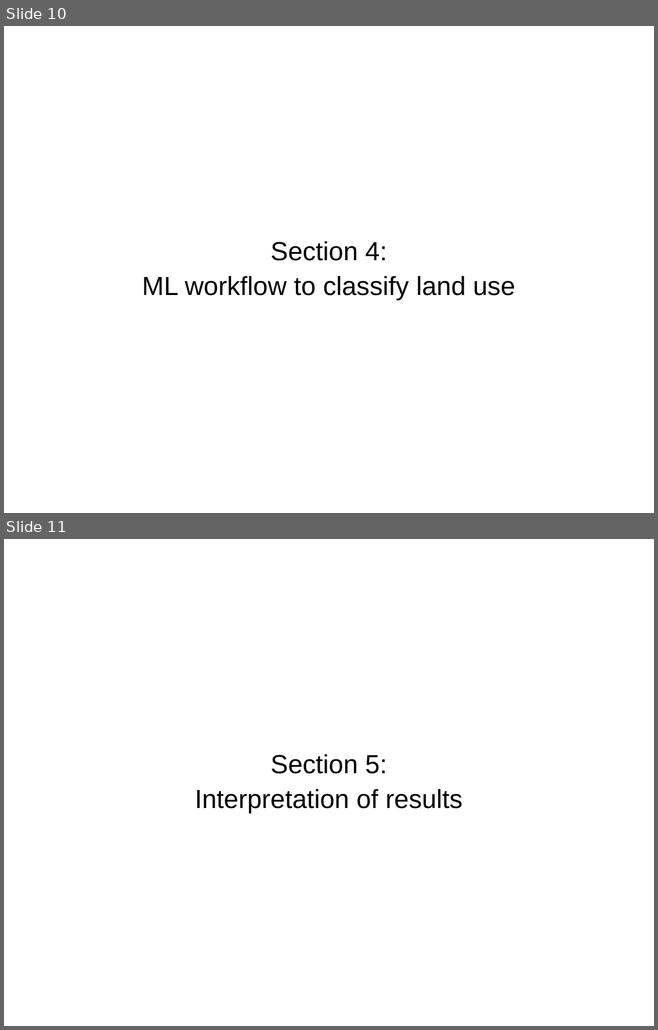
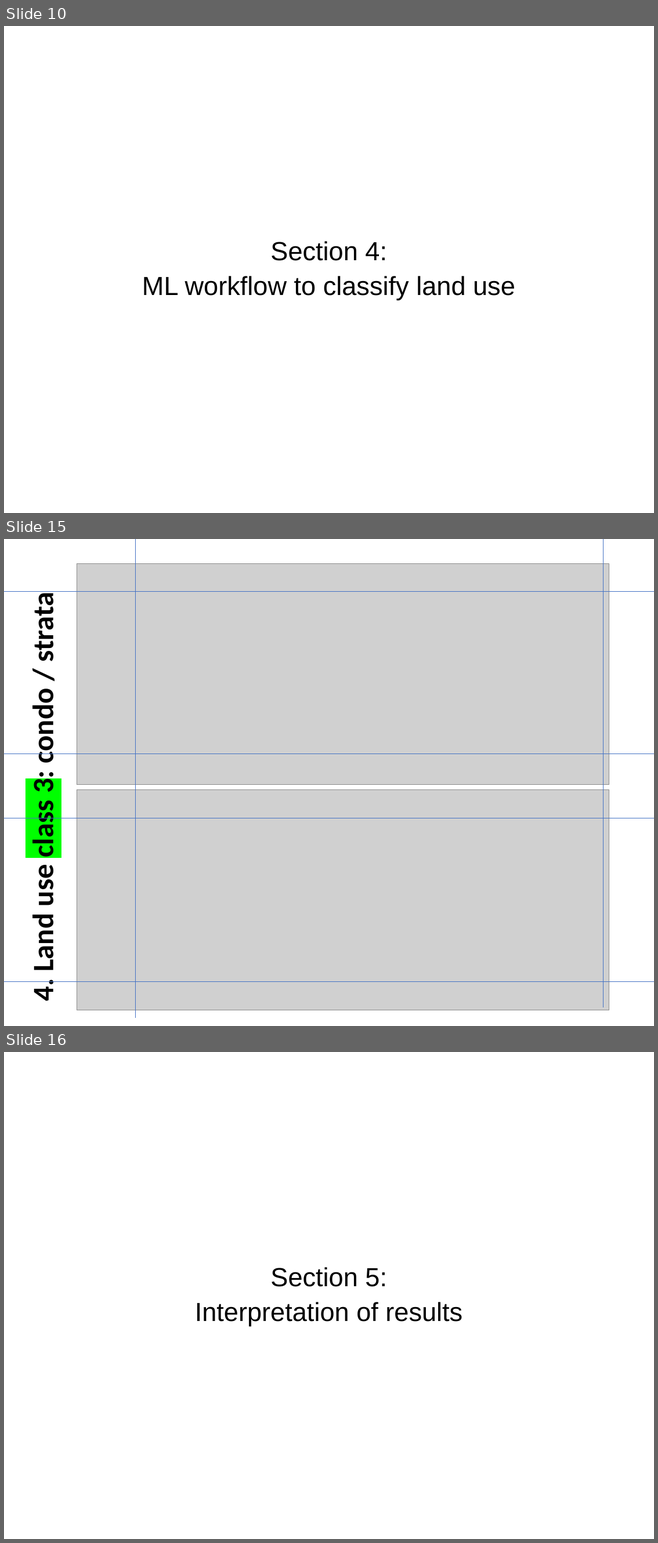
Before and after one commit to stepan-o/thesis, a slide deck: presentations/final_presentation.pptx. Shown one above the other, each under a label of ours: slides 10 and 11 before the commit, slides 10, 15 and 16 after it; the slides between them are not shown. The pictures are 658x1030 and 658x1543 pixels, drawn with LibreOffice and Linux fonts; fonts in the diff are those of the drawing; grey boxes stand for pictures. Boxes give left, top, right and bottom in pixels: in the first picture for what was removed or moved away, otherwise in the second. Text is boxed around its words. In the diff, an @@ line names an element or a change of style, - is before the commit and + after.

Commit message:
update presentation

```diff
--- a/presentations/final_presentation.pptx
+++ b/presentations/final_presentation.pptx
@@ slide 15 added at bbox=[4, 539, 654, 1026], background #FFFFFF @@
@@ line added from (136, 539) to (136, 1017), #4472C4 0.5 pt @@
@@ line added from (604, 539) to (604, 1008), #4472C4 0.5 pt @@
@@ picture added at bbox=[77, 564, 610, 784] @@
@@ line added from (4, 591) to (654, 591), #4472C4 0.5 pt @@
@@ text added at bbox=[25, 599, 61, 1001], 36 pt, text #000000, bold @@
+4. Land use class 3: condo / strata
@@ line added from (4, 754) to (654, 754), #4472C4 0.5 pt @@
@@ picture added at bbox=[77, 790, 610, 1011] @@
@@ line added from (4, 819) to (654, 819), #4472C4 0.5 pt @@
@@ line added from (4, 982) to (654, 982), #4472C4 0.5 pt @@
@@ what was slide 11 is now slide 16 @@
```
Also in this commit, not shown: 4 other slides added.
